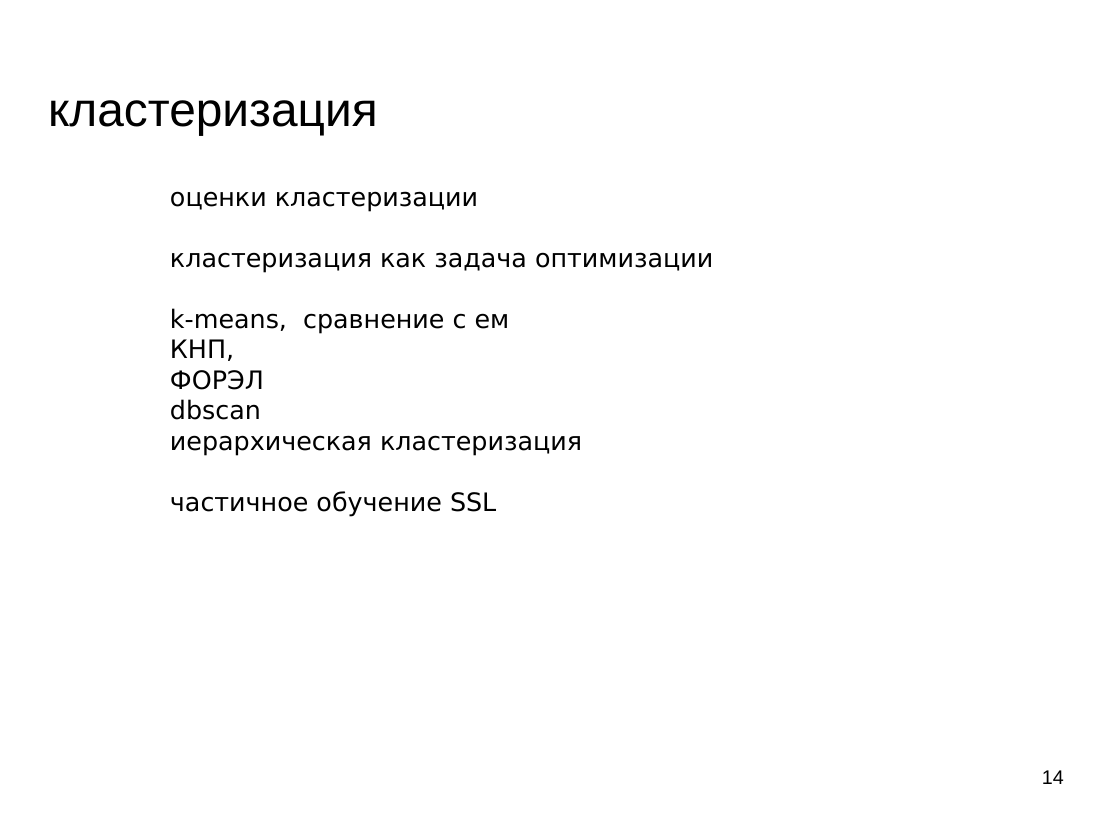
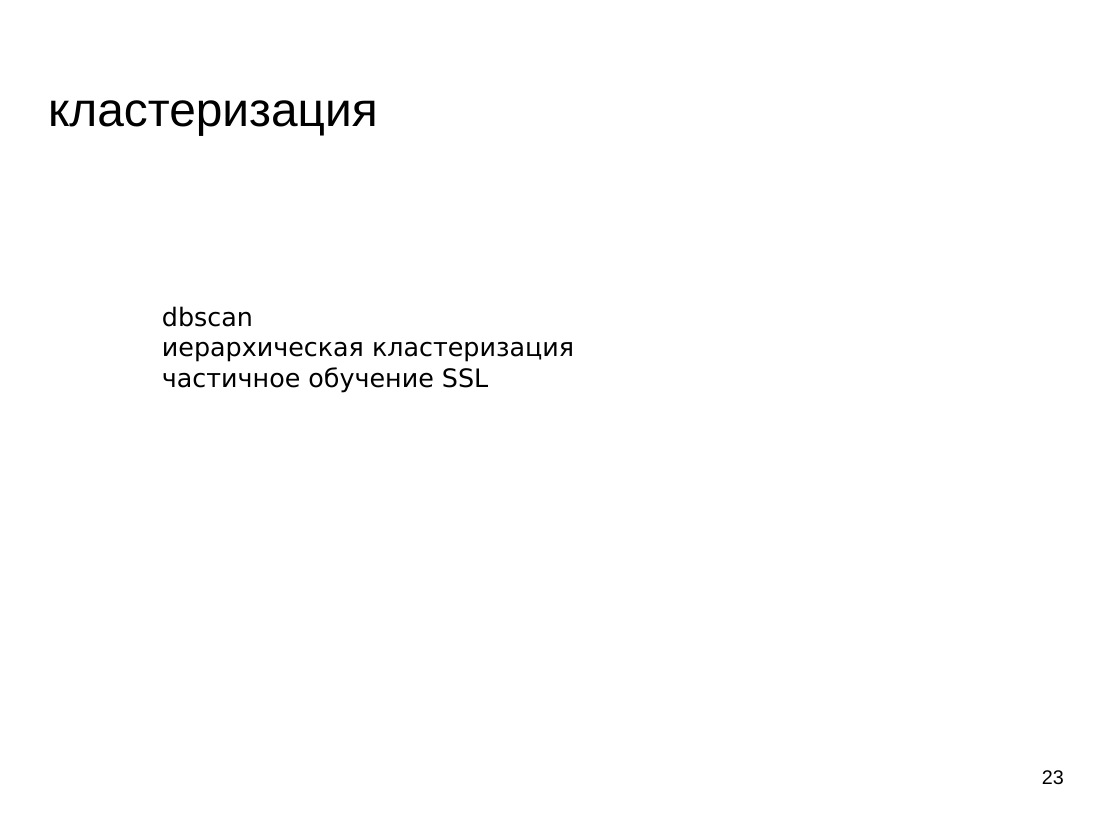
Before and after one commit to mechanoid5/ml_lectorium_legacy, a slide deck: slide 23 of 07-cluster.odp (slide 14 before the commit). Drawn at 1120x840 pixels with LibreOffice and Linux fonts; fonts in the diff are those of the drawing; background and template pictures are left out. Boxes give left, top, right and bottom in pixels: in the first picture for what was removed or moved away, otherwise in the second. Text is boxed around its words. In the diff, an @@ line names an element or a change of style, - is before the commit and + after.

```diff
--- a/07-cluster.odp
+++ b/07-cluster.odp
@@ text at bbox=[170, 191, 713, 390]: paragraphs removed @@
-оценки кластеризации
-кластеризация как задача оптимизации
-k-means, сравнение с ем
-КНП,
-ФОРЭЛ
@@ text "dbscan": place and size @@
-text "dbscan" at bbox=[170, 191, 713, 517]
+text "dbscan" at bbox=[162, 306, 574, 393]
@@ page number at bbox=[1042, 770, 1064, 785]: text changed @@
-14
+23
```
Also in this commit, not shown: 1 other slide changed, 9 slides added, 1 slide removed, 13 other files.
